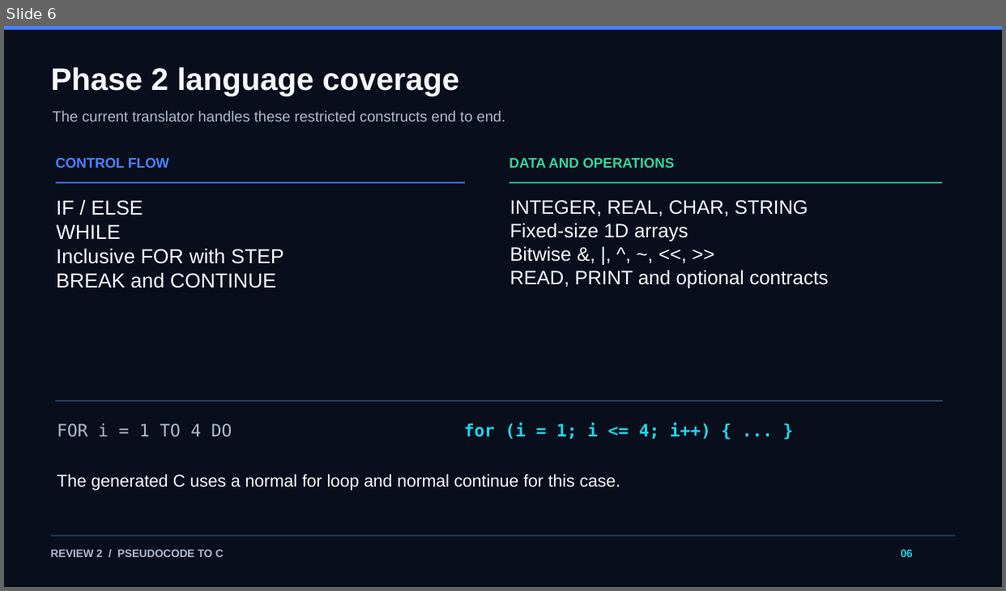
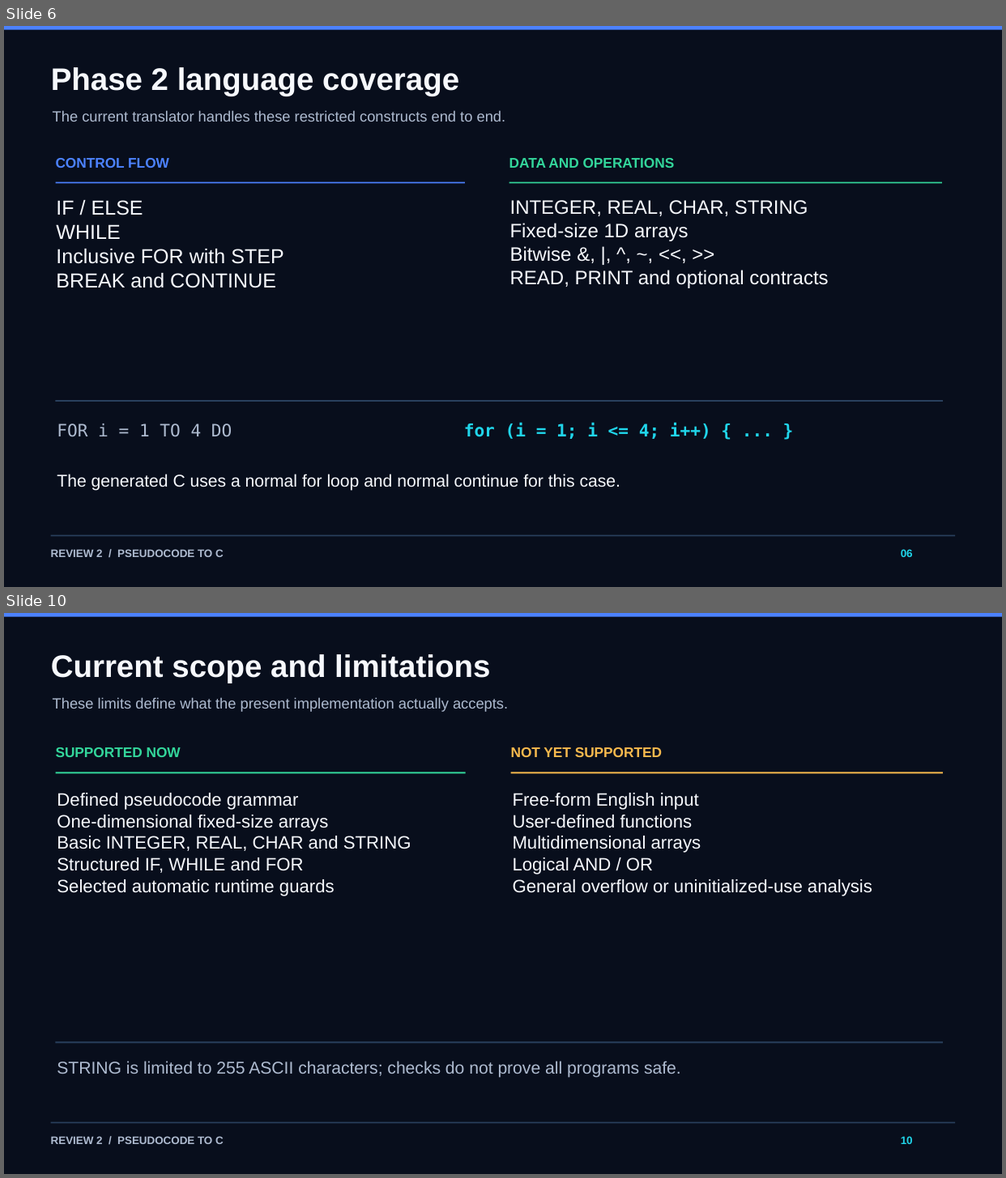
Before and after one commit to Sashwath-sash/pseudocode-to-c, a slide deck: docs/Pseudocode_to_C_Review2.pptx. Shown one above the other, each under a label of ours: slide 6 before the commit, slides 6 and 10 after it; the slides between them are not shown. The pictures are 1006x591 and 1006x1178 pixels, drawn with LibreOffice and Linux fonts; fonts in the diff are those of the drawing. Boxes give left, top, right and bottom in pixels: in the first picture for what was removed or moved away, otherwise in the second. Text is boxed around its words. In the diff, an @@ line names an element or a change of style, - is before the commit and + after.

Commit message:
Revise Review 2 presentation around project workflow

```diff
--- a/docs/Pseudocode_to_C_Review2.pptx
+++ b/docs/Pseudocode_to_C_Review2.pptx
@@ slide 10 added at (4,613,1002,1174), background #080E1C @@
@@ rectangle added at (4,613,1002,617), fill #4C82FF @@
@@ text added at (51,654,490,683), 30 pt, text #F6F8FC, bold @@
+Current scope and limitations
@@ text added at (53,697,508,712), 14.2 pt, text #AEBBD0 @@
+These limits define what the present implementation actually accepts.
@@ text added at (56,747,181,757), 13.5 pt, text #33D69B, bold @@
+SUPPORTED NOW
@@ text added at (511,747,662,757), 13.5 pt, text #F6B94D, bold @@
+NOT YET SUPPORTED
@@ rectangle added at (56,772,466,773), fill #33D69B @@
@@ rectangle added at (511,772,943,773), fill #F6B94D @@
@@ text added at (57,793,411,897), 17.2 pt, text #F6F8FC @@
+Defined pseudocode grammar
+One-dimensional fixed-size arrays
+Basic INTEGER, REAL, CHAR and STRING
+Structured IF, WHILE and FOR
+Selected automatic runtime guards
@@ text added at (513,793,872,897), 17.2 pt, text #F6F8FC @@
+Free-form English input
+User-defined functions
+Multidimensional arrays
+Logical AND / OR
+General overflow or uninitialized-use analysis
@@ rectangle added at (56,1042,943,1043), fill #29405D @@
@@ text added at (57,1061,681,1078), 16.5 pt, text #AEBBD0 @@
+STRING is limited to 255 ASCII characters; checks do not prove all programs safe.
@@ rectangle added at (50,1122,955,1123), fill #29405D @@
@@ text added at (51,1136,224,1144), 10.5 pt, text #AEBBD0, bold @@
+REVIEW 2 / PSEUDOCODE TO C
@@ text added at (901,1136,913,1144), 10.5 pt, text #20D5EA, bold @@
+10
```
Also in this commit, not shown: 3 slides changed, 3 other slides added, 4 slides removed.
